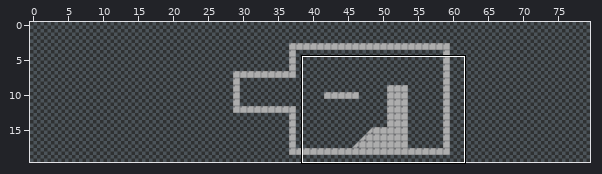
A Tiled map gets an edit: Client/Game_Data/Tile/Dummy.tmx. The picture above shows the old version from afar; the outline marks the close-up.
Close-up. Earlier state:
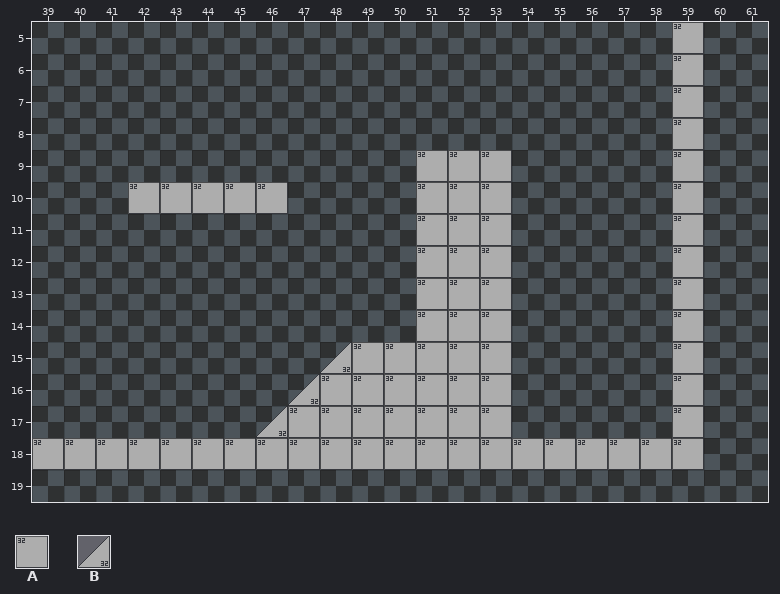
Cells are 32x32 px. Shown: x 39..61, y 5..19.
Key: from "TemplateTileset": A 28, B 37.
_ is an empty cell.
Layers that did not change in this view are not listed.
Layer "Tile Layer 2" before, first column x 39:
 5 ____________________A__
 6 ____________________A__
 7 ____________________A__
 8 ____________________A__
 9 ____________AAA_____A__
10 ___AAAAA____AAA_____A__
11 ____________AAA_____A__
12 ____________AAA_____A__
13 ____________AAA_____A__
14 ____________AAA_____A__
15 _________BAAAAA_____A__
16 ________BAAAAAA_____A__
17 _______BAAAAAAA_____A__
18 AAAAAAAAAAAAAAAAAAAAA__
19 _______________________
After:
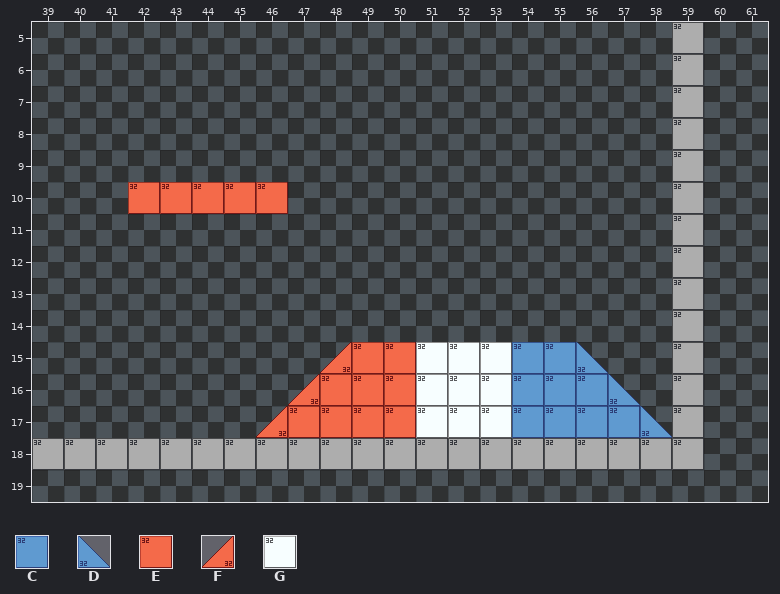
Further tiles: from "TemplateTileset": C 3, D 11, E 31, F 40, G 42.
Difference:
Layer "Tile Layer 2":
y 9: x 51..53 AAA -> ___
y 10: x 42..46 AAAAA -> EEEEE; x 51..53 AAA -> ___
y 11..14: x 51..53 AAA -> ___
y 15: x 48..56 BAAAAA___ -> FEEGGGCCD
y 16: x 47..57 BAAAAAA____ -> FEEEGGGCCCD
y 17: x 46..58 BAAAAAAA_____ -> FEEEEGGGCCCCD
Boxes around the changes in both close-ups, in picture pixels (x1, y1, x2, y2):
changed: (128, 150, 672, 438)
